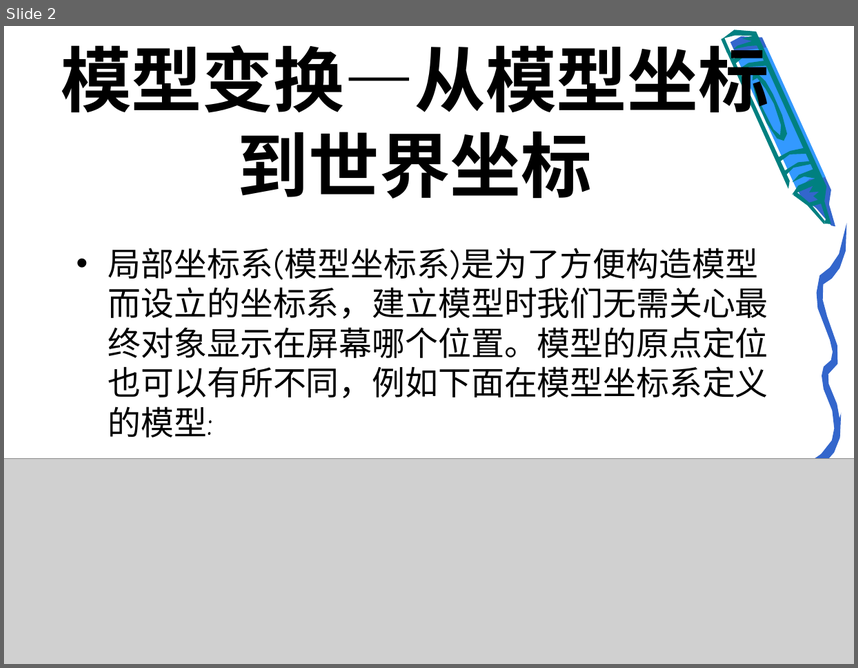
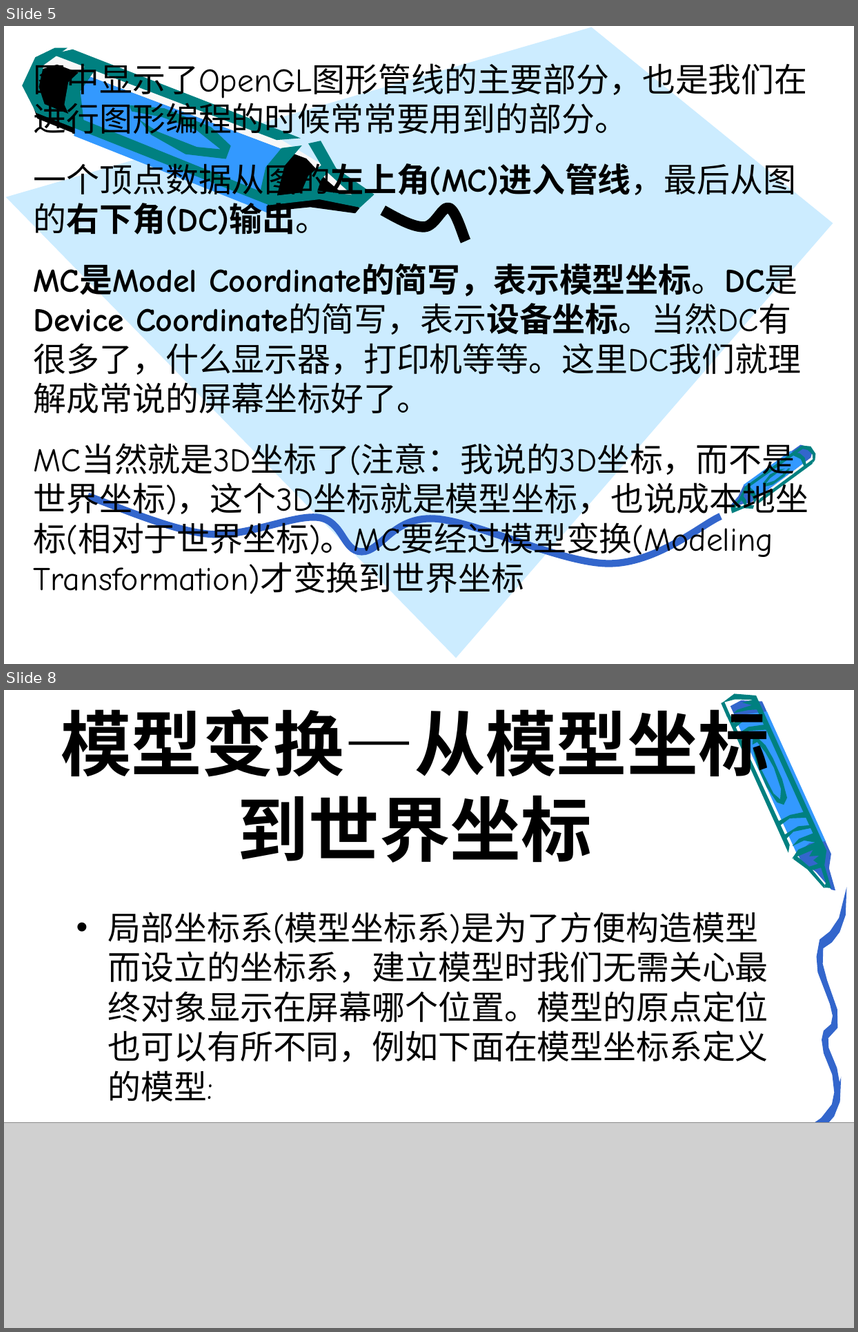
Before and after one commit to gudianxiaoshuo/openglES, a slide deck: PPT/模型转换.ppt. Shown one above the other, each under a label of ours: slide 2 before the commit, slides 5 and 8 after it; the slides between them are not shown. The pictures are 858x668 and 858x1332 pixels, drawn with LibreOffice and Linux fonts; fonts in the diff are those of the drawing; grey boxes stand for pictures; background and template pictures are left out. Boxes give left, top, right and bottom in pixels: in the first picture for what was removed or moved away, otherwise in the second. Text is boxed around its words. In the diff, an @@ line names an element or a change of style, - is before the commit and + after.

Commit message:
模型变换PPT

```diff
--- a/PPT/模型转换.ppt
+++ b/PPT/模型转换.ppt
@@ slide 5 added at [4, 26, 854, 664], background picture (left out) @@
@@ freeform shape added at [5, 27, 833, 657], fill #CCECFF @@
@@ text added at [34, 58, 809, 601], 28 pt, text #000000 @@
+图中显示了OpenGL图形管线的主要部分，也是我们在进行图形编程的时候常常要用到的部分。
+一个顶点数据从图的左上角(MC)进入管线，最后从图的右下角(DC)输出。
+MC是Model Coordinate的简写，表示模型坐标。DC是Device Coordinate的简写，表示设备坐标。当然DC有很多了，什么显示器，打印机等等。这里DC我们就理解成常说的屏幕坐标好了。
+MC当然就是3D坐标了(注意：我说的3D坐标，而不是世界坐标)，这个3D坐标就是模型坐标，也说成本地坐标(相对于世界坐标)。MC要经过模型变换(Modeling Transformation)才变换到世界坐标
@@ group added at [22, 48, 374, 213]: 8 freeform shapes @@
@@ freeform shape added at [383, 205, 466, 241], outline #000000 9.01 pt @@
@@ group added at [728, 428, 820, 536]: 8 freeform shapes @@
@@ freeform shape added at [88, 496, 721, 564], outline #3366CC 6.01 pt @@
@@ what was slide 2 is now slide 8 @@
```
Also in this commit, not shown: 11 slides changed, 14 other slides added, 70 slides removed.
